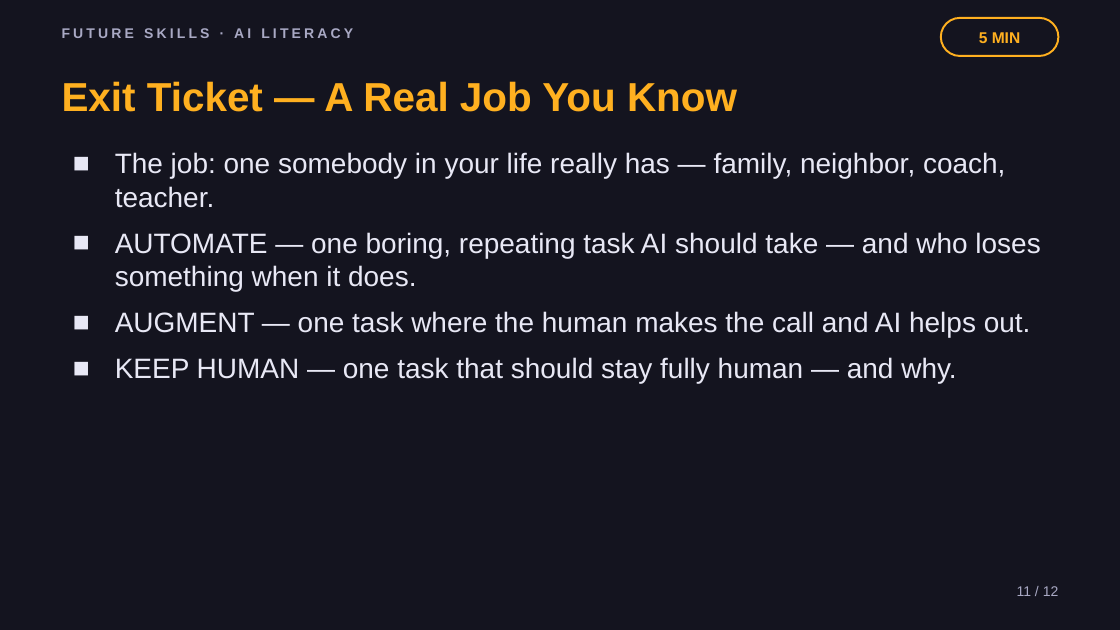
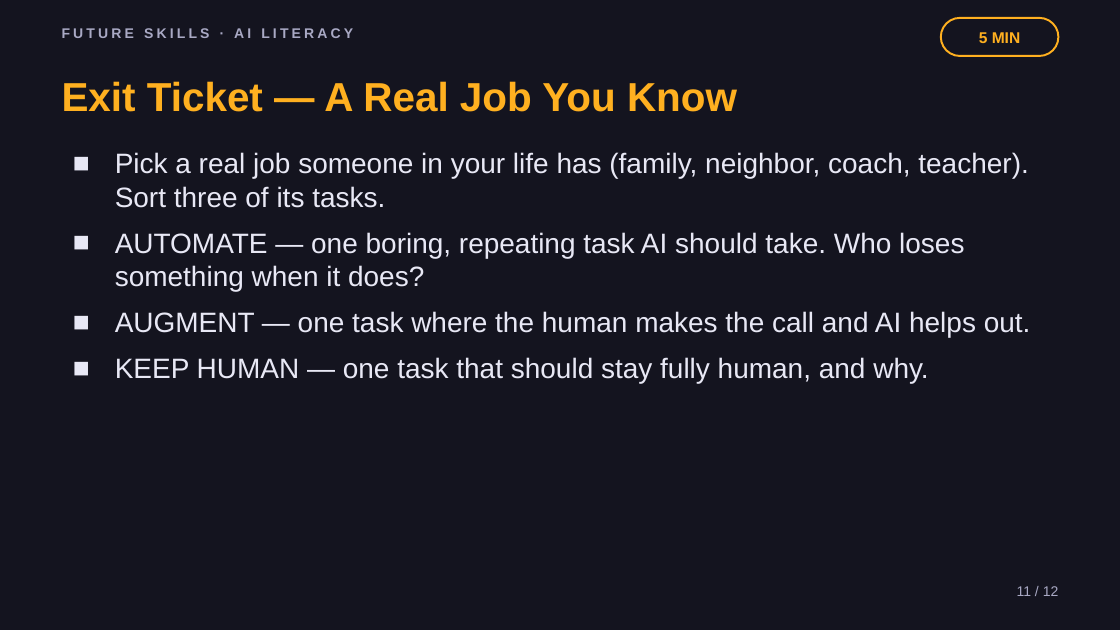
Before and after one commit to phiunit/tptphi, a slide deck: slide 11 of products/ai-boring-work/dist/Robots Do the Boring Work - Slides.pptx. Drawn at 1120x630 pixels with LibreOffice and Linux fonts; fonts in the diff are those of the drawing. Boxes give left, top, right and bottom in pixels: in the first picture for what was removed or moved away, otherwise in the second. Text is boxed around its words. In the diff, an @@ line names an element or a change of style, - is before the commit and + after.

```diff
--- a/products/ai-boring-work/dist/Robots Do the Boring Work - Slides.pptx
+++ b/products/ai-boring-work/dist/Robots Do the Boring Work - Slides.pptx
@@ text at (115,152,1028,291): text changed @@
-■ The job: one somebody in your life really has — family, neighbor, coach, teacher.
-■ AUTOMATE — one boring, repeating task AI should take — and who loses something when it does.
+■ Pick a real job someone in your life has (family, neighbor, coach, teacher). Sort three of its tasks.
+■ AUTOMATE — one boring, repeating task AI should take. Who loses something when it does?
@@ text at (115,357,928,384): text changed @@
-■ KEEP HUMAN — one task that should stay fully human — and why.
+■ KEEP HUMAN — one task that should stay fully human, and why.
```
Also in this commit, not shown: 8 other slides changed, 55 other files.
